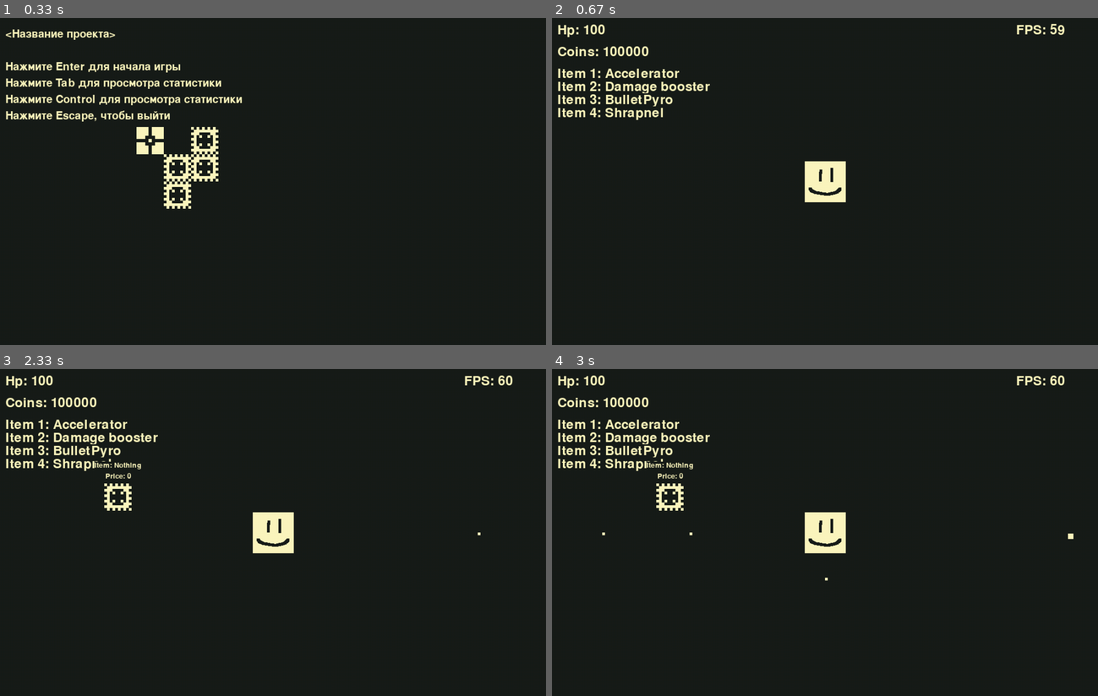
Above: before the commit, frames 1-4 (two rows, left to right).
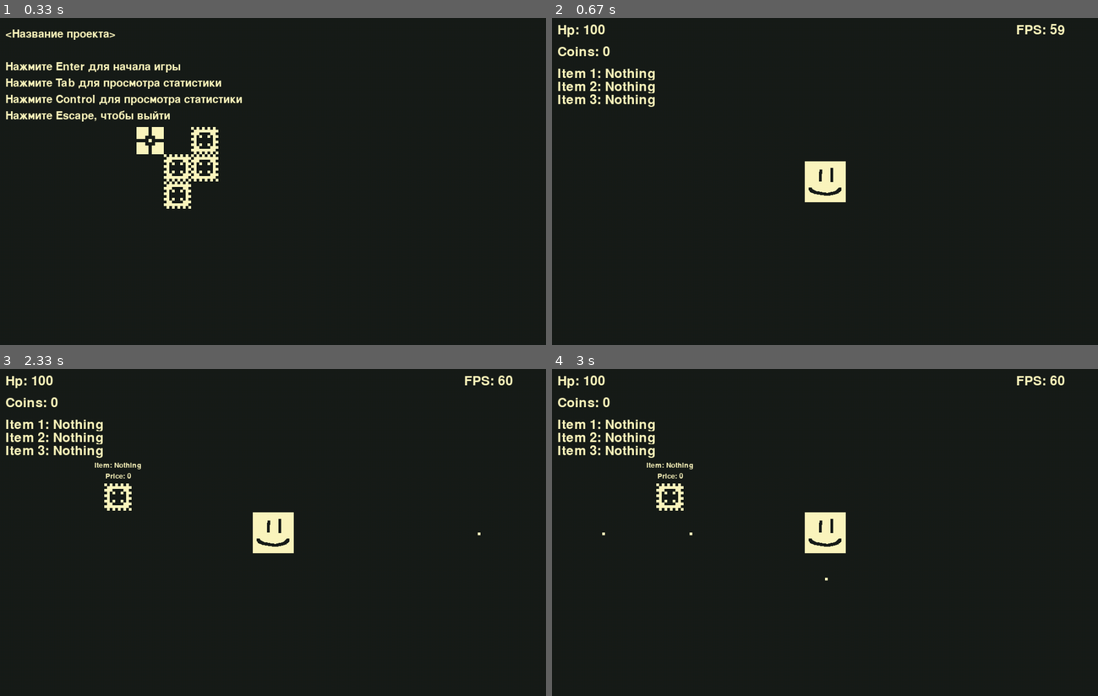
Above: after the commit, the same moments.

Repository: Andrey-Lapenok/Pygame_project_main
Game: pygame game, started from main.py
Same seed, same stepped clock (60 frames per second), same inputs: the game is played once before the commit and once after it.
Inputs (mouse positions are in pixels of both pictures, inside the frame that each line leads up to):
- Up to frame 1 (0.33 s): no input
- Up to frame 2 (0.67 s): tap Enter at 0.33 s
- Up to frame 3 (2.33 s): hold Right 0.67-1.13 s; hold Up 1.17-1.47 s; hold Right 1.5-1.97 s; click (103, 483) at 2.05 s
- Up to frame 4 (3 s): hold Left 2.33-2.87 s; hold Down from 2.9 s (still down)

Frame 1 is identical in both runs. In frame 2, 1.2% of the frame differs, in the area x 1-29%, y 8-32%; in frame 3, 1.2%; in frame 4, 1.2%.

Commit message:
Fourth commit

Diff:
--- a/main.py
+++ b/main.py
@@ -1119,10 +1119,10 @@
 
         self.tags = ['Character', 'Indestructible']
         self.hp = 100
-        self.coins = 100000
+        self.coins = 0
         self.time, self.time_between_enemy_attack = datetime.datetime.now(), 0.5
 
-        self.items = [Accelerator(0), DamageBooster(0), BulletPyro(0), Shrapnel(0)]
+        self.items = [Nothing(), Nothing(), Nothing()]
         for item in self.items:
             item.init(self)
 
Binary file changed: data/Pygame_DB.db
Not shown, added: Игра.pptx
